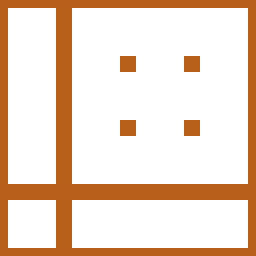
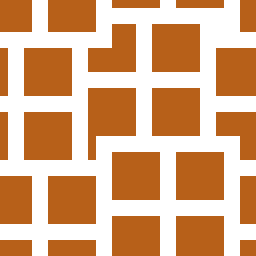
Layer changes from the first 256 x 256 image to the second:
added layer "Layer 6" above "Layer 5" over [0, 0, 256, 256]
